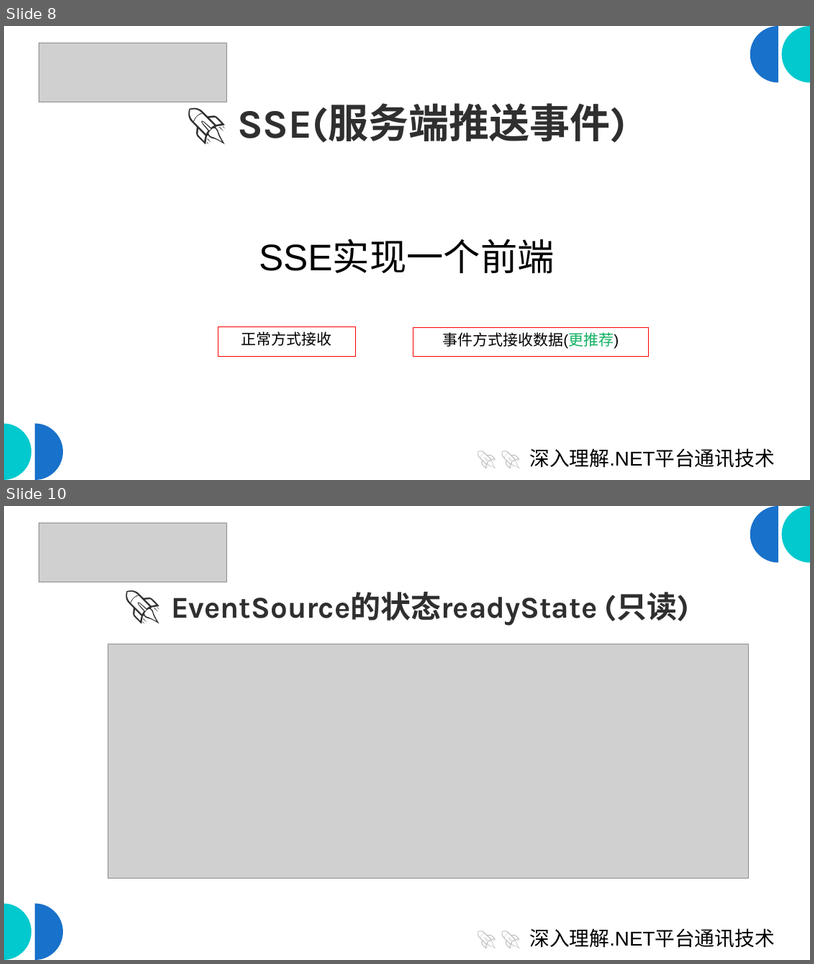
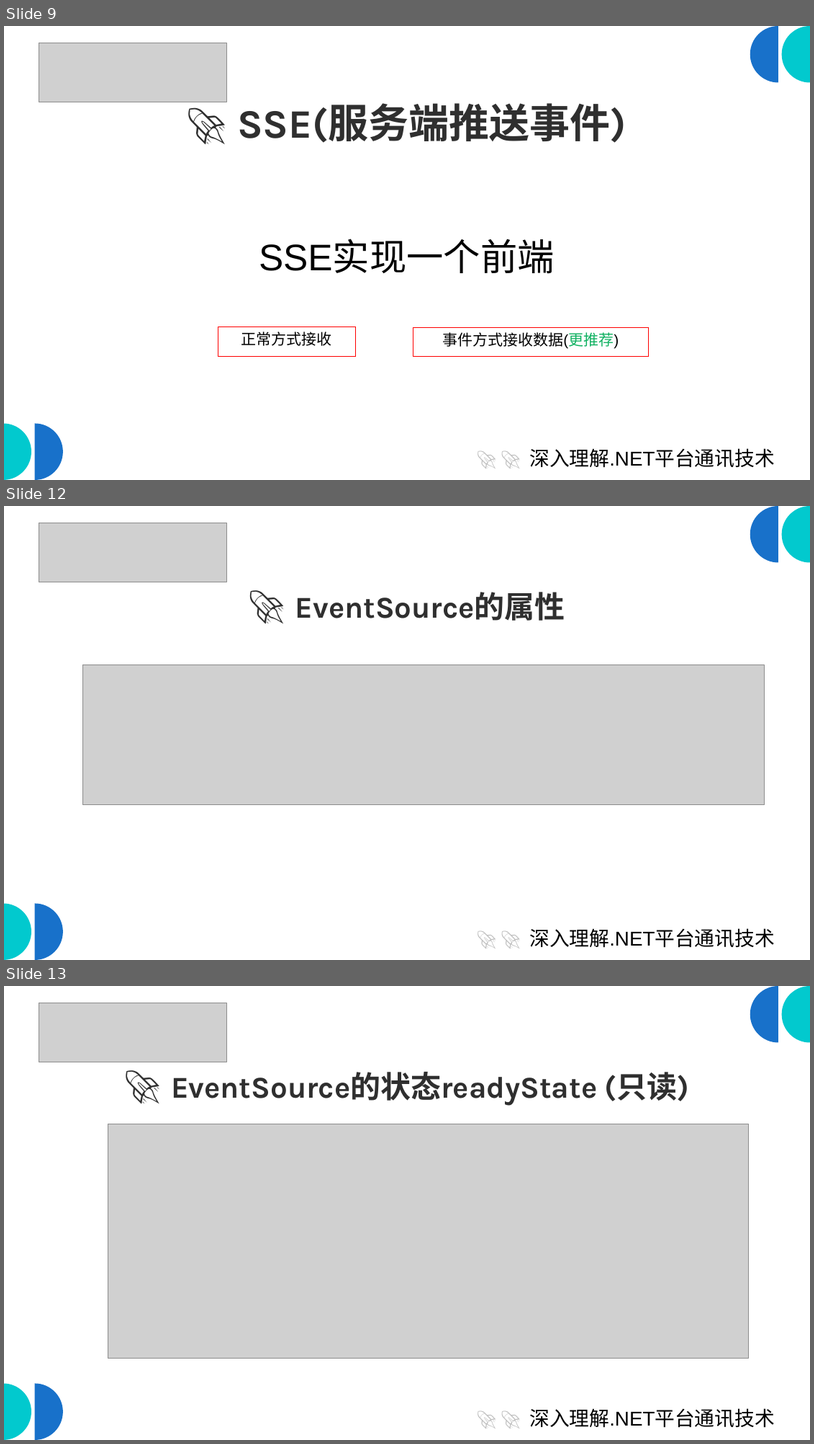
Before and after one commit to scottfly189/dotnet_net_course, a slide deck: src/8.SseDemo/sse_client.odp. Shown one above the other, each under a label of ours: slides 8 and 10 before the commit, slides 9, 12 and 13 after it; the slides between them are not shown. The pictures are 814x964 and 814x1444 pixels, drawn with LibreOffice and Linux fonts; fonts in the diff are those of the drawing; grey boxes stand for pictures. Boxes give left, top, right and bottom in pixels: in the first picture for what was removed or moved away, otherwise in the second. Text is boxed around its words. In the diff, an @@ line names an element or a change of style, - is before the commit and + after.

```diff
--- a/src/8.SseDemo/sse_client.odp
+++ b/src/8.SseDemo/sse_client.odp
@@ slide 12 added at <box>4,506,810,960</box>, background #FFFFFF; not listed: 4 template elements that a slide beside it also shows @@
@@ picture added at <box>39,523,226,582</box> @@
@@ title added at <box>296,592,566,620</box>, 36 pt, text #2F2F2F, bold @@
+🚀 EventSource的属性
@@ picture added at <box>83,664,764,805</box> @@
@@ subtitle added at <box>530,928,774,947</box>, 23.8 pt, text #000000 @@
+🚀 🚀 深入理解.NET平台通讯技术
@@ what was slide 8 is now slide 9 @@
@@ what was slide 10 is now slide 13 @@
```
Also in this commit, not shown: 3 slides changed, 2 other slides added, 8 other files.
